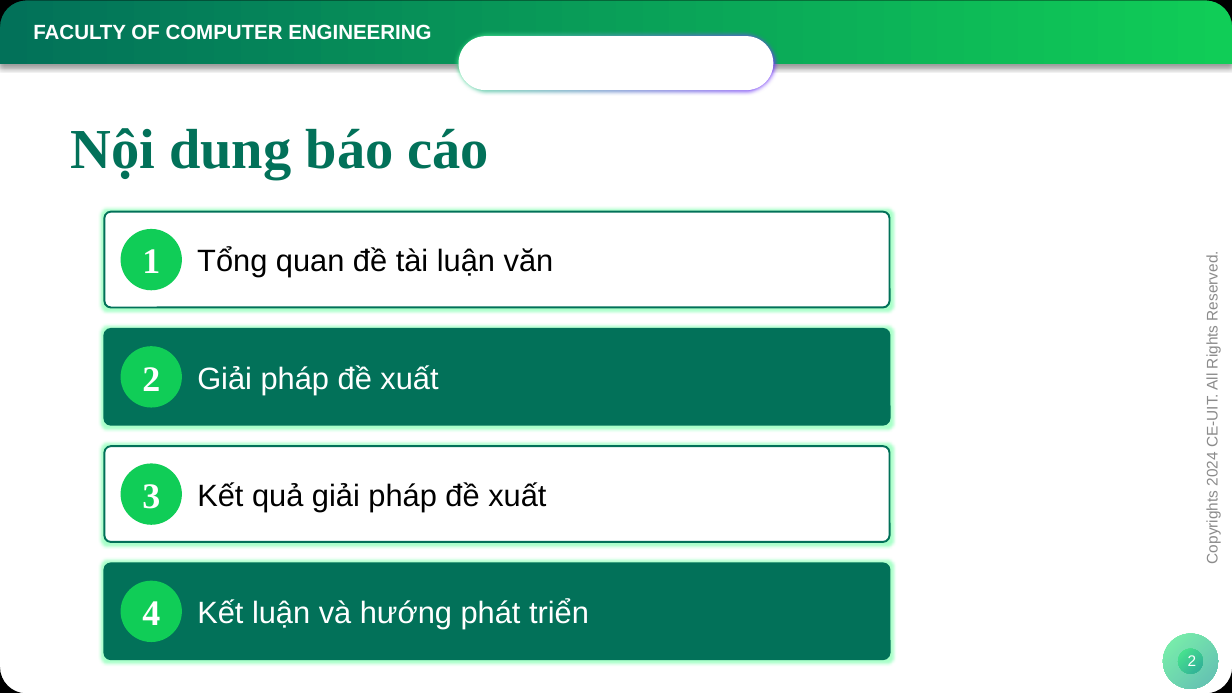
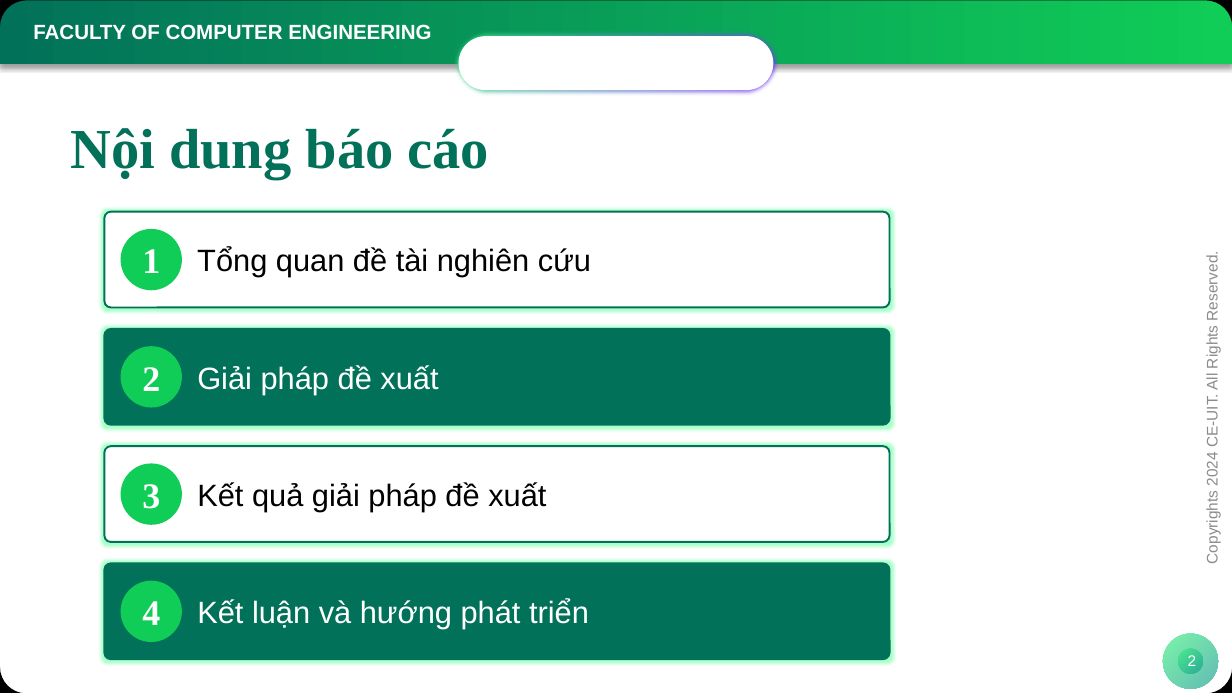
Before and after one commit to NamIsStudyingCE/Quanvolution, a slide deck: slide 2 of KTMT_KLTN_Phu luc 6_Mau bao cao bao ve.pptx. Drawn at 1232x693 pixels with LibreOffice and Linux fonts; fonts in the diff are those of the drawing; background and template pictures are left out. Boxes give left, top, right and bottom in pixels: in the first picture for what was removed or moved away, otherwise in the second. Text is boxed around its words. In the diff, an @@ line names an element or a change of style, - is before the commit and + after.

```diff
--- a/KTMT_KLTN_Phu luc 6_Mau bao cao bao ve.pptx
+++ b/KTMT_KLTN_Phu luc 6_Mau bao cao bao ve.pptx
@@ text at [197,247,591,277]: text changed @@
-Tổng quan đề tài luận văn
+Tổng quan đề tài nghiên cứu
```
Also in this commit, not shown: 6 other slides changed, 7 slides removed, 18 other files.
